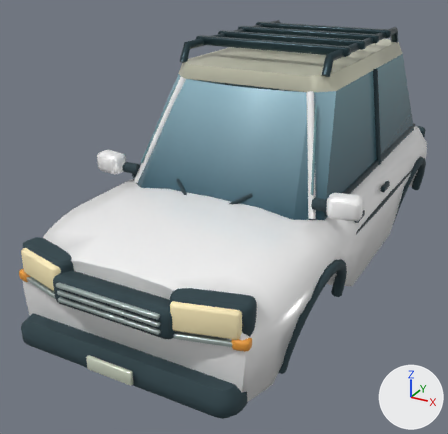
Before and after pictures for a commit that changed the glTF model assets/models/vehicles/pine.glb.
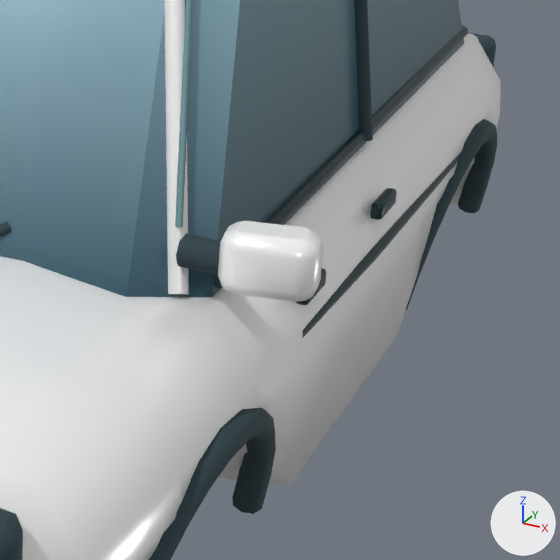
Old and new are each drawn whole from a camera (50 mm lens) standing at (1.79, -4.03, 2.43) and looking at (-0.22, -0.37, 0.6) and again close up on the part from 55% to 100% of the width and 26% to 72% of the height. The lights are fixed; the arrows at lower right show +X, +Y and +Z. The last two pictures show the newer version. Vertices at exactly the same position are counted once.

Objects in the first close-up: 'Chassis'.
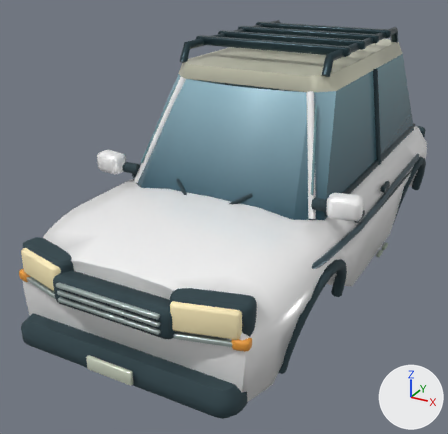
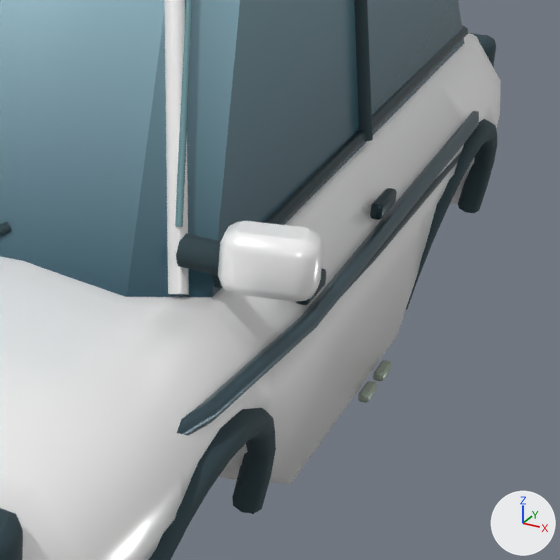
Where the change shows, as pixel boxes [x1, y1, x2, y2] in the close-ups (560 x 560 px):
part 1 of me_chassis, added
    after: [373, 360, 392, 381]
part 2 of me_chassis, added
    after: [358, 381, 377, 403]
part 3 of me_chassis, added
    after: [177, 111, 479, 435]
part 4 of me_chassis, edited (looks the same)
    both: [0, 0, 500, 560]

Diff of the bpy script that builds the scene:
```diff
--- a/assets/models/vehicles/pine.glb.py
+++ b/assets/models/vehicles/pine.glb.py
@@ me_chassis @@
 # used by ob_chassis; location = (0.0, 0.0, 0.0)
-me_chassis.from_pydata(...)  # 3061 vertices, 5906 faces; spans x -0.93..0.93, y -2.02..1.99, z 0.3..1.84
+me_chassis.from_pydata(...)  # 3419 vertices, 6598 faces; spans x -0.93..0.93, y -2.02..1.99, z 0.3..1.84
+# me_chassis part 1: the loose piece of 72 vertices spanning x 0.79..0.82, y 0.04..0.18, z 0.85..0.89 is copied, and the copy is scaled about its middle by (0.96, 0.646, 0.555), then moved by (0.02, 0.13, -0.52); it spans x 0.81..0.84, y 0.19..0.29, z 0.34..0.36
+# me_chassis part 2: the loose piece of 72 vertices spanning x 0.79..0.82, y 0.04..0.18, z 0.85..0.89 is copied, and the copy is scaled about its middle by (0.96, 0.646, 0.555), then moved by (0.02, -0.01, -0.52); it spans x 0.81..0.84, y 0.05..0.15, z 0.34..0.36
+# me_chassis part 3: a new loose piece of 35 vertices spanning x 0.66..0.85, y -1.59..1.57, z 0.75..0.86, in mat_metal
+# me_chassis part 4: 1338 kept faces spanning x -0.92..0.91, y -2.01..1.99, z 0.32..1.71 get new vertex colours
+# other edits to the shape of me_chassis do not show in these pictures
 me_chassis.materials.append(mat_coachpaint)
```
